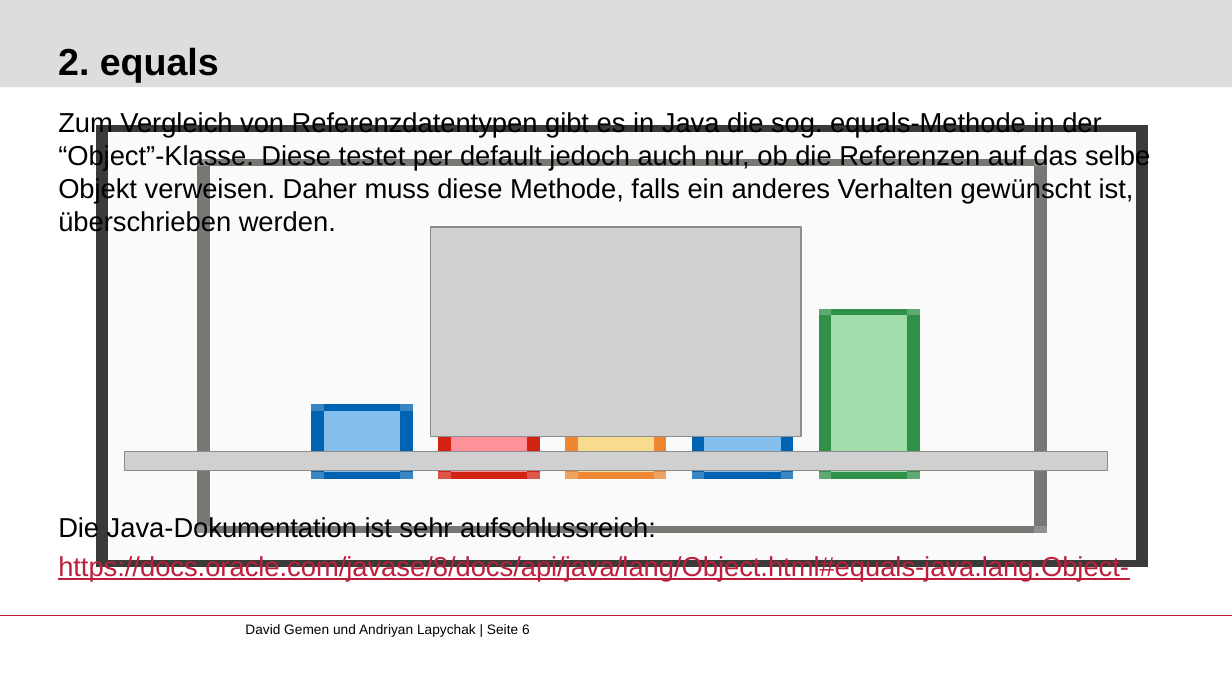
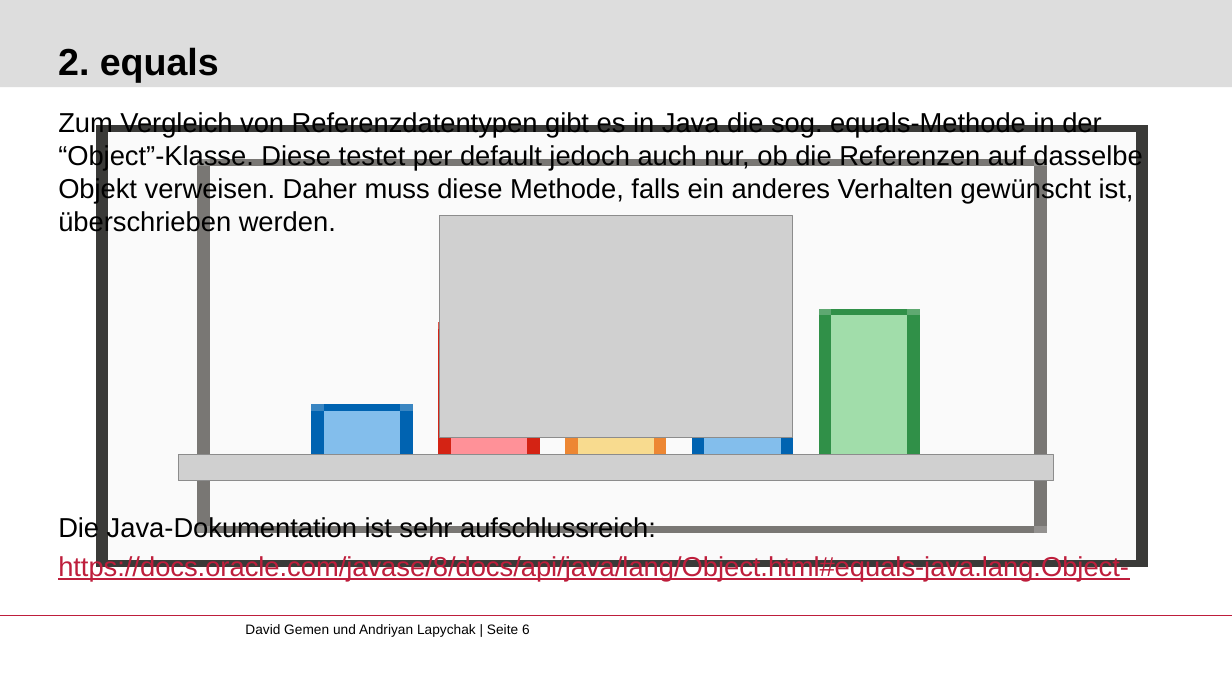
Before and after one commit to gemdav/Programmieren-1-Tutorium, a slide deck: slide 6 of slides/08_polymorphism_equals_toString_pbv_pbr.pptx. Drawn at 1232x693 pixels with LibreOffice and Linux fonts; fonts in the diff are those of the drawing; grey boxes stand for pictures; background and template pictures are left out. Boxes give left, top, right and bottom in pixels: in the first picture for what was removed or moved away, otherwise in the second. Text is boxed around its words. In the diff, an @@ line names an element or a change of style, - is before the commit and + after.

```diff
--- a/slides/08_polymorphism_equals_toString_pbv_pbr.pptx
+++ b/slides/08_polymorphism_equals_toString_pbv_pbr.pptx
@@ text at (58, 112, 1142, 237): spaces changed @@
-Zum Vergleich von Referenzdatentypen gibt es in Java die sog. equals-Methode in der “Object”-Klasse. Diese testet per default jedoch auch nur, ob die Referenzen auf das selbe Objekt verweisen. Daher muss diese Methode, falls ein anderes Verhalten gewünscht ist, überschrieben werden.
+Zum Vergleich von Referenzdatentypen gibt es in Java die sog. equals-Methode in der “Object”-Klasse. Diese testet per default jedoch auch nur, ob die Referenzen auf dasselbe Objekt verweisen. Daher muss diese Methode, falls ein anderes Verhalten gewünscht ist, überschrieben werden.
@@ picture: place and size @@
-picture at (431, 227, 802, 436)
+picture at (440, 216, 792, 437)
@@ picture: place and size @@
-picture at (124, 452, 1108, 471)
+picture at (179, 455, 1055, 480)
```
Also in this commit, not shown: 2 other slides changed, 10 other files.
